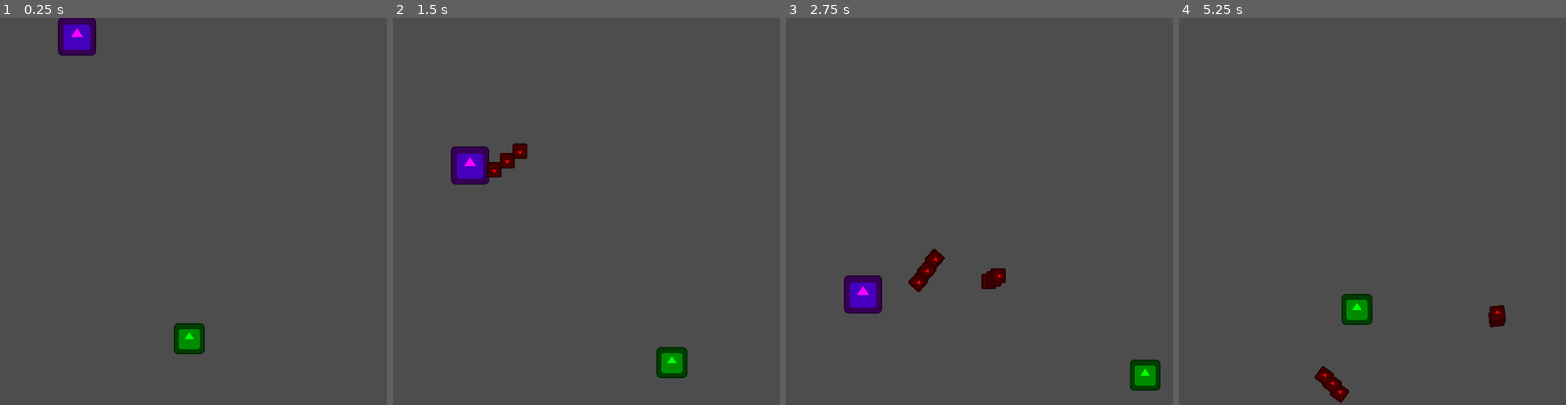
Above: before the commit, frames 1-4 (left to right).
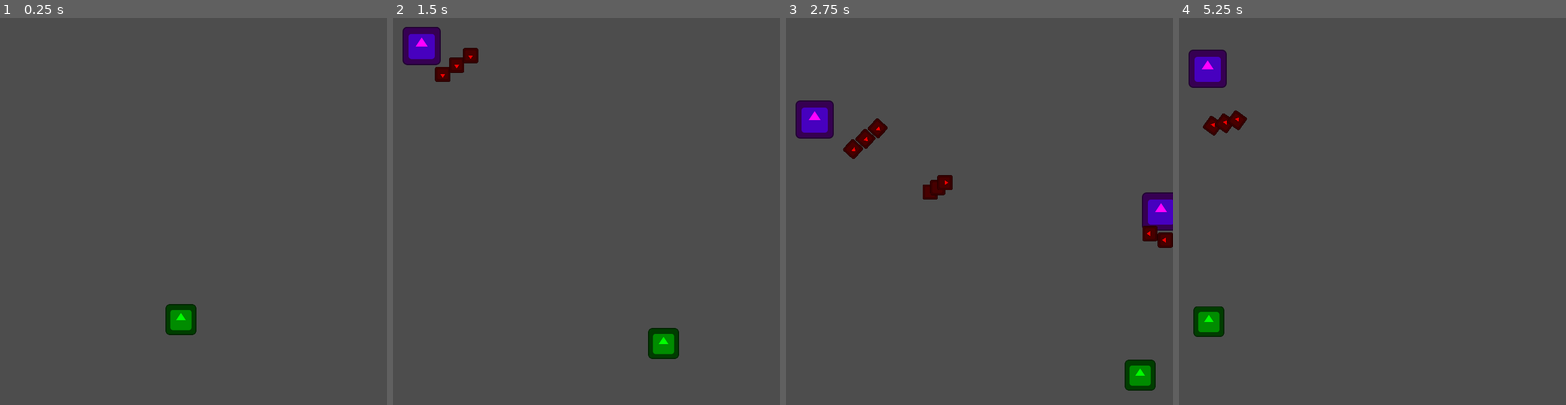
Above: after the commit, the same moments.

Repository: Zeroeth-0/Gatogun
Game: Godot game, scene res://scenes/levels/world.tscn
Two runs of this game, one before a commit and one after it. Both use one fixed random seed, a clock stepped at 60 frames per second and the inputs below. The engine's default icon, where the game draws it, is replaced by a stand-in: a white triangle on a blue panel in a dark square.
Inputs:
- Up to frame 1 (0.25 s): no input
- Up to frame 2 (1.5 s): hold D (RIGHT) 0.53-1.28 s; hold S (DOWN) from 1.28 s (still down)
- Up to frame 3 (2.75 s): release S (DOWN) at 2.03 s; hold D (RIGHT) from 2.03 s (still down)
- Up to frame 4 (5.25 s): release D (RIGHT) at 2.78 s; hold W (UP) 2.78-3.53 s; hold A (LEFT) 3.53-5.03 s; hold S (DOWN) from 5.03 s (still down)

The runs differ from the first frame. In frame 1, 2.0% of the frame differs, in the area x 14-53%, y 0-87%; in frame 2, 3.9%; in frame 3, 4.9%, in the area x 2-100%, y 21-97%; in frame 4, 3.2%.

Commit message:
Finished enemy spawner

Diff:
--- a/scenes/levels/world.tscn
+++ b/scenes/levels/world.tscn
@@ -1,12 +1,107 @@
-[gd_scene load_steps=3 format=3 uid="uid://bu4plpf86f1x1"]
+[gd_scene load_steps=4 format=3 uid="uid://bu4plpf86f1x1"]
 
+[ext_resource type="Script" path="res://source/levels/world.gd" id="1_btnht"]
 [ext_resource type="PackedScene" uid="uid://45jy2ekapnll" path="res://scenes/enemies/enemy.tscn" id="4_kt6bt"]
 [ext_resource type="PackedScene" uid="uid://dnm46gsra70ug" path="res://scenes/player/cat_player.tscn" id="4_nvx4x"]
 
 [node name="World" type="Node2D"]
+script = ExtResource("1_btnht")
+csv_file = "res://source/levels/test.txt"
+enemy_scenes = Array[PackedScene]([ExtResource("4_kt6bt")])
 
-[node name="CatPlayer" parent="." groups=["Player"] instance=ExtResource("4_nvx4x")]
-position = Vector2(317, 537)
+[node name="North Lane" type="Node2D" parent="."]
+position = Vector2(324, -100)
 
-[node name="Enemy" parent="." instance=ExtResource("4_kt6bt")]
-position = Vector2(129, -11)
+[node name="Zero" type="Marker2D" parent="North Lane"]
+position = Vector2(-276, 0)
+
+[node name="One" type="Marker2D" parent="North Lane"]
+position = Vector2(-184, 0)
+
+[node name="Two" type="Marker2D" parent="North Lane"]
+position = Vector2(-92, 0)
+
+[node name="Three" type="Marker2D" parent="North Lane"]
+
+[node name="Four" type="Marker2D" parent="North Lane"]
+position = Vector2(92, 0)
+
+[node name="Five" type="Marker2D" parent="North Lane"]
+position = Vector2(184, 0)
+
+[node name="Six" type="Marker2D" parent="North Lane"]
+position = Vector2(276, 0)
+
+[node name="West Lane" type="Node2D" parent="."]
+position = Vector2(-100, 324)
+rotation = 1.5708
+
+[node name="Zero" type="Marker2D" parent="West Lane"]
+position = Vector2(-276, 0)
+
+[node name="One" type="Marker2D" parent="West Lane"]
+position = Vector2(-184, 0)
+
+[node name="Two" type="Marker2D" parent="West Lane"]
+position = Vector2(-92, 0)
+
+[node name="Three" type="Marker2D" parent="West Lane"]
+
+[node name="Four" type="Marker2D" parent="West Lane"]
+position = Vector2(92, 0)
+
+[node name="Five" type="Marker2D" parent="West Lane"]
+position = Vector2(184, 0)
+
+[node name="Six" type="Marker2D" parent="West Lane"]
+position = Vector2(276, 0)
+
+[node name="East Lane" type="Node2D" parent="."]
+position = Vector2(748, 324)
+rotation = 1.5708
+
+[node name="Zero" type="Marker2D" parent="East Lane"]
+position = Vector2(-276, 0)
+
+[node name="One" type="Marker2D" parent="East Lane"]
+position = Vector2(-184, 0)
+
+[node name="Two" type="Marker2D" parent="East Lane"]
+position = Vector2(-92, 0)
+
+[node name="Three" type="Marker2D" parent="East Lane"]
+
+[node name="Four" type="Marker2D" parent="East Lane"]
+position = Vector2(92, 0)
+
+[node name="Five" type="Marker2D" parent="East Lane"]
+position = Vector2(184, 0)
+
+[node name="Six" type="Marker2D" parent="East Lane"]
+position = Vector2(276, 0)
+
+[node name="South Lane" type="Node2D" parent="."]
+position = Vector2(324, 748)
+
+[node name="Zero" type="Marker2D" parent="South Lane"]
+position = Vector2(-276, 0)
+
+[node name="One" type="Marker2D" parent="South Lane"]
+position = Vector2(-184, 0)
+
+[node name="Two" type="Marker2D" parent="South Lane"]
+position = Vector2(-92, 0)
+
+[node name="Three" type="Marker2D" parent="South Lane"]
+
+[node name="Four" type="Marker2D" parent="South Lane"]
+position = Vector2(92, 0)
+
+[node name="Five" type="Marker2D" parent="South Lane"]
+position = Vector2(184, 0)
+
+[node name="Six" type="Marker2D" parent="South Lane"]
+position = Vector2(276, 0)
+
+[node name="CatPlayer" parent="." instance=ExtResource("4_nvx4x")]
+position = Vector2(303, 505)
--- a/scenes/player/cat_player.tscn
+++ b/scenes/player/cat_player.tscn
@@ -5,7 +5,7 @@
 
 [sub_resource type="RectangleShape2D" id="RectangleShape2D_klkvo"]
 
-[node name="CatPlayer" type="CharacterBody2D"]
+[node name="CatPlayer" type="CharacterBody2D" groups=["Player"]]
 script = ExtResource("1_7pfs0")
 speed = 200
 screenMargin = 50
--- a/source/enemies/enemy.gd
+++ b/source/enemies/enemy.gd
@@ -30,7 +30,7 @@
 enum Handedness { LEFT, RIGHT }
 @export var handedness = Handedness.RIGHT
 @export_range(0, 90, 15) var deviationAngle: int = 90
-@export var scrollFollow: bool = true
+@export var scrollFollow: bool = false
 
 @export_category("CHILDHOOD")
 @export var childHood : MoveType = MoveType.STRAIGHT
@@ -228,7 +228,7 @@
 		Direction.SOUTH: newDir = Vector2(-hSide, -1)
 		Direction.WEST: newDir = Vector2(1, -hSide)
 		Direction.EAST: newDir = Vector2(-1, -hSide)
-	extraVel = newDir * speed
+	extraVel = newDir.normalized() * speed
 	move_and_slide()
 
 func move_diagonal():
@@ -238,7 +238,7 @@
 		Direction.SOUTH: newDir = Vector2(-hSide, 1)
 		Direction.WEST: newDir = Vector2(-1, -hSide)
 		Direction.EAST: newDir = Vector2(1, -hSide)
-	extraVel = newDir * speed
+	extraVel = newDir.normalized() * speed
 	move_and_slide()
 
 func move_still():
--- /dev/null
+++ b/source/levels/world.gd
@@ -0,0 +1,97 @@
+extends Node2D
+
+# Variables para el CSV y la lista de enemigos
+@export_file var csv_file: String
+@export var enemy_scenes: Array[PackedScene] = []
+
+# Markers por cada lado
+var lanes = {
+	"N": [],
+	"S": [],
+	"E": [],
+	"W": []
+}
+
+# Ejecutar en _ready para cargar el archivo y empezar la lógica
+func _ready():
+	load_markers()
+	load_csv_data(csv_file)
+
+# Carga los Marker2D en las listas correspondientes por lado (N, S, E, W)
+func load_markers():
+	lanes["N"] = get_node("North Lane").get_children()
+	lanes["S"] = get_node("South Lane").get_children()
+	lanes["E"] = get_node("East Lane").get_children()
+	lanes["W"] = get_node("West Lane").get_children()
+
+# Leer y parsear el CSV
+func load_csv_data(file_path: String):
+	var file = FileAccess.open(file_path, FileAccess.READ)
+	if file:
+		file.get_line()  # Saltar la primera línea (encabezados)
+		while not file.eof_reached():
+			var line = file.get_line().strip_edges()
+			if line == "":
+				continue  # Saltar líneas vacías
+			var data = line.split(",")
+			# Instanciar enemigo usando la data del CSV con espera
+			await spawn_enemy(data)
+		file.close()
+
+# Función para instanciar el enemigo
+func spawn_enemy(data: Array) -> void:
+	var enemy_type = data[0] # Nombre del tipo de enemigo
+	var lane_side = data[1]  # N, S, E, W
+	var lane_number = int(data[2])  # Carril (0-6)
+	var handedness = data[3]  # R o L
+	var direction = data[4]  # Dirección N, S, E, W
+	var spawn_delay = float(data[5])  # Tiempo de espera antes de la siguiente instancia
+
+	# Buscar la escena del enemigo por nombre
+	var enemy_scene = get_enemy_scene_by_name(enemy_type)
+	if enemy_scene:
+		# Instanciar enemigo
+		var enemy_instance = enemy_scene.instantiate()
+
+		# Obtener el Marker2D correspondiente y ubicar al enemigo
+		var spawn_position = lanes[lane_side][lane_number].global_position
+		enemy_instance.position = spawn_position
+
+		match handedness:
+			"R": enemy_instance.handedness = enemy_instance.Handedness.RIGHT
+			"L": enemy_instance.handedness = enemy_instance.Handedness.LEFT
+
+		match direction:
+			"N": enemy_instance.directionEnum = enemy_instance.Direction.NORTH
+			"S": enemy_instance.directionEnum = enemy_instance.Direction.SOUTH
+			"W": enemy_instance.directionEnum = enemy_instance.Direction.WEST
+			"E": enemy_instance.directionEnum = enemy_instance.Direction.EAST
+
+		add_child(enemy_instance)
+
+		# Usar un timer con await para esperar el tiempo de spawn_delay
+		await wait_for_seconds(spawn_delay)
+
+# Usar await para esperar un número de segundos
+func wait_for_seconds(seconds: float) -> void:
+	var timer = Timer.new()
+	timer.wait_time = seconds
+	timer.one_shot = true
+	add_child(timer)
+	timer.start()
+
+	# Esperar hasta que el temporizador termine
+	await timer.timeout
+
+	# Eliminar el temporizador cuando termine
+	timer.queue_free()
+
+# Obtener el PackedScene basado en el nombre
+func get_enemy_scene_by_name(name: String) -> PackedScene:
+	for scene in enemy_scenes:
+		# Obtener el nombre del archivo sin la extensión (.tscn)
+		var scene_name = scene.resource_path.get_file().get_basename()
+		# Compara con el nombre pasado como argumento
+		if scene_name == name:
+			return scene
+	return null
Not shown, added: source/levels/test.txt
